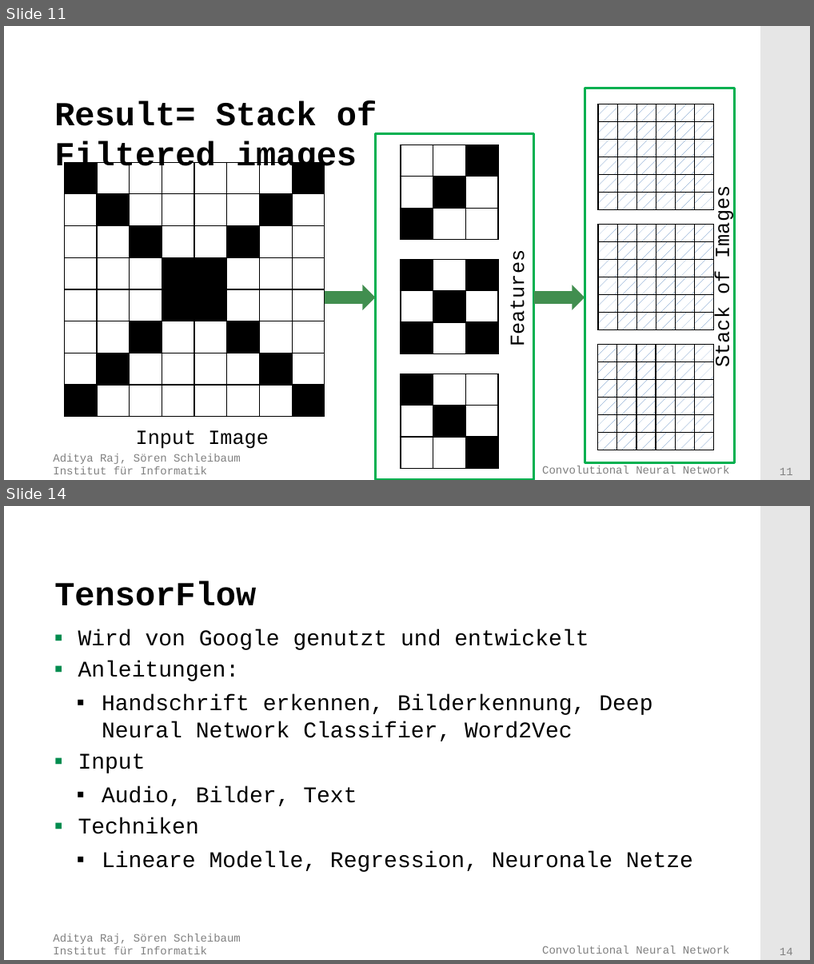
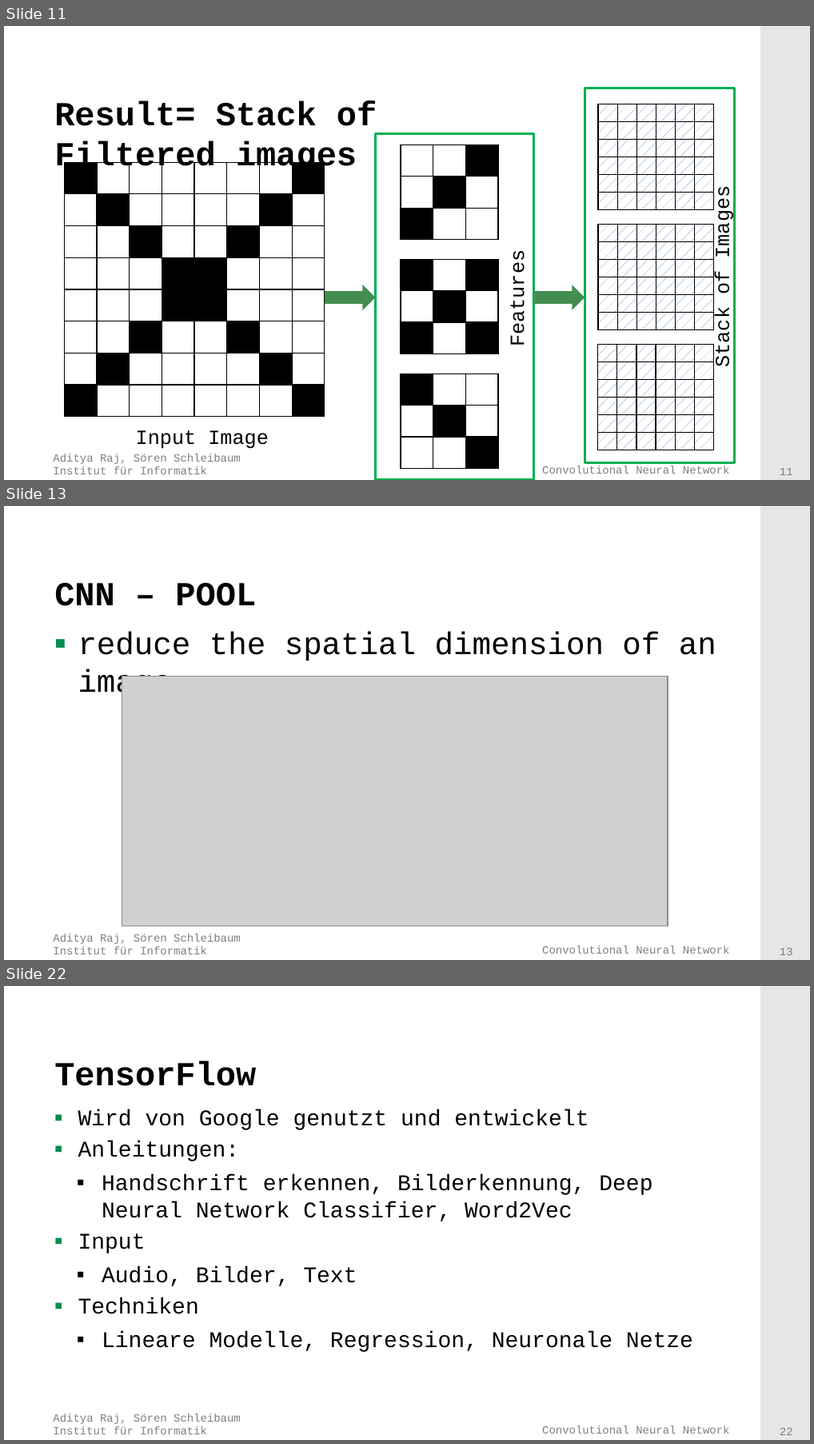
Before and after one commit to adityaraj52/ConvNet, a slide deck: PresentationsAndTalk/Presentation.pptx. Shown one above the other, each under a label of ours: slides 11 and 14 before the commit, slides 11, 13 and 22 after it; the slides between them are not shown. The pictures are 814x964 and 814x1444 pixels, drawn with LibreOffice and Linux fonts; fonts in the diff are those of the drawing; grey boxes stand for pictures; background and template pictures are left out. Boxes give left, top, right and bottom in pixels: in the first picture for what was removed or moved away, otherwise in the second. Text is boxed around its words. In the diff, an @@ line names an element or a change of style, - is before the commit and + after.

```diff
--- a/PresentationsAndTalk/Presentation.pptx
+++ b/PresentationsAndTalk/Presentation.pptx
@@ slide 13 added at box(4, 506, 810, 960), background #FFFFFF; not listed: 4 template elements that a slide beside it also shows @@
@@ title added at box(54, 583, 256, 606), 30 pt, text #000000, bold @@
+CNN – POOL
@@ text added at box(78, 632, 717, 700), 28 pt, text #000000 @@
+▪ reduce the spatial dimension of an image
@@ picture added at box(122, 676, 669, 925) @@
@@ rectangle added at box(523, 676, 635, 802), fill #FFFFFF @@
@@ what was slide 14 is now slide 22 @@
@@ page number at box(780, 1428, 794, 1435): text changed @@
-14
+22
```
Also in this commit, not shown: 2 slides changed, 10 other slides added, 1 slide removed.
